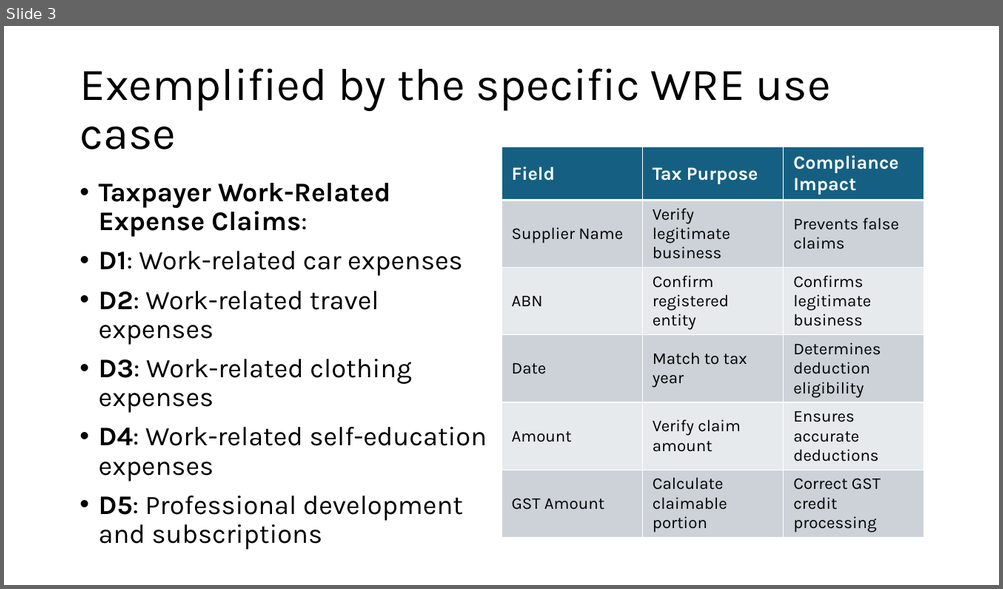
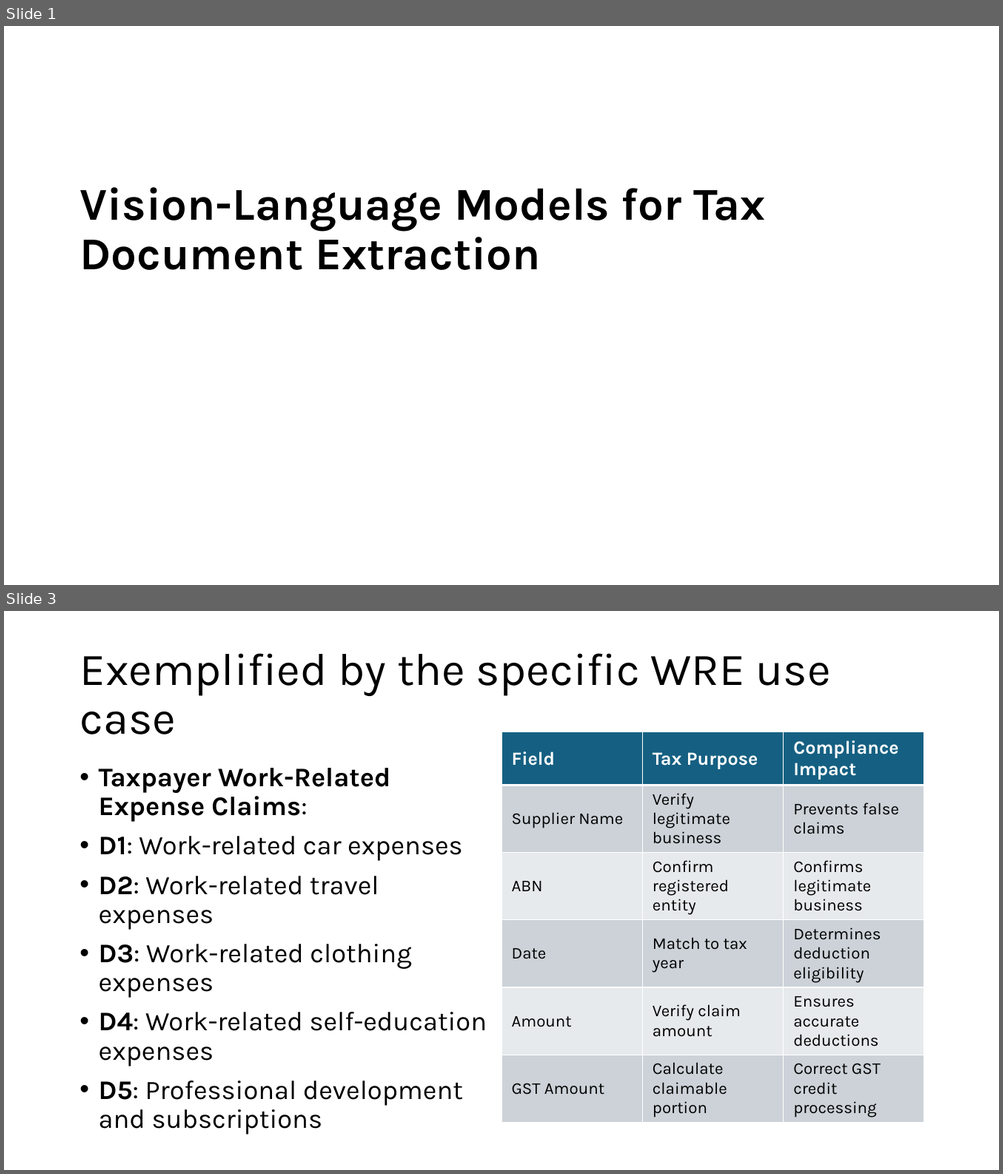
Before and after one commit to tmnestor/unified_vision_processor_minimal, a slide deck: presentation_materials/vision_transformers.pptx. Shown one above the other, each under a label of ours: slide 3 before the commit, slides 1 and 3 after it; the slides between them are not shown. The pictures are 1003x589 and 1003x1174 pixels, drawn with LibreOffice and Linux fonts; fonts in the diff are those of the drawing. Boxes give left, top, right and bottom in pixels: in the first picture for what was removed or moved away, otherwise in the second. Text is boxed around its words. In the diff, an @@ line names an element or a change of style, - is before the commit and + after.

Commit message:
✨ feat: update presentation materials for Vision Transformers with improved content and visuals

```diff
--- a/presentation_materials/vision_transformers.pptx
+++ b/presentation_materials/vision_transformers.pptx
@@ slide 1 added at box(4, 26, 999, 585), background #FFFFFF @@
@@ title added at box(79, 187, 765, 270), 44 pt, text #000000, bold @@
+Vision-Language Models for Tax Document Extraction
```
Also in this commit, not shown: 7 slides changed, 2 other slides added, 6 slides removed.
